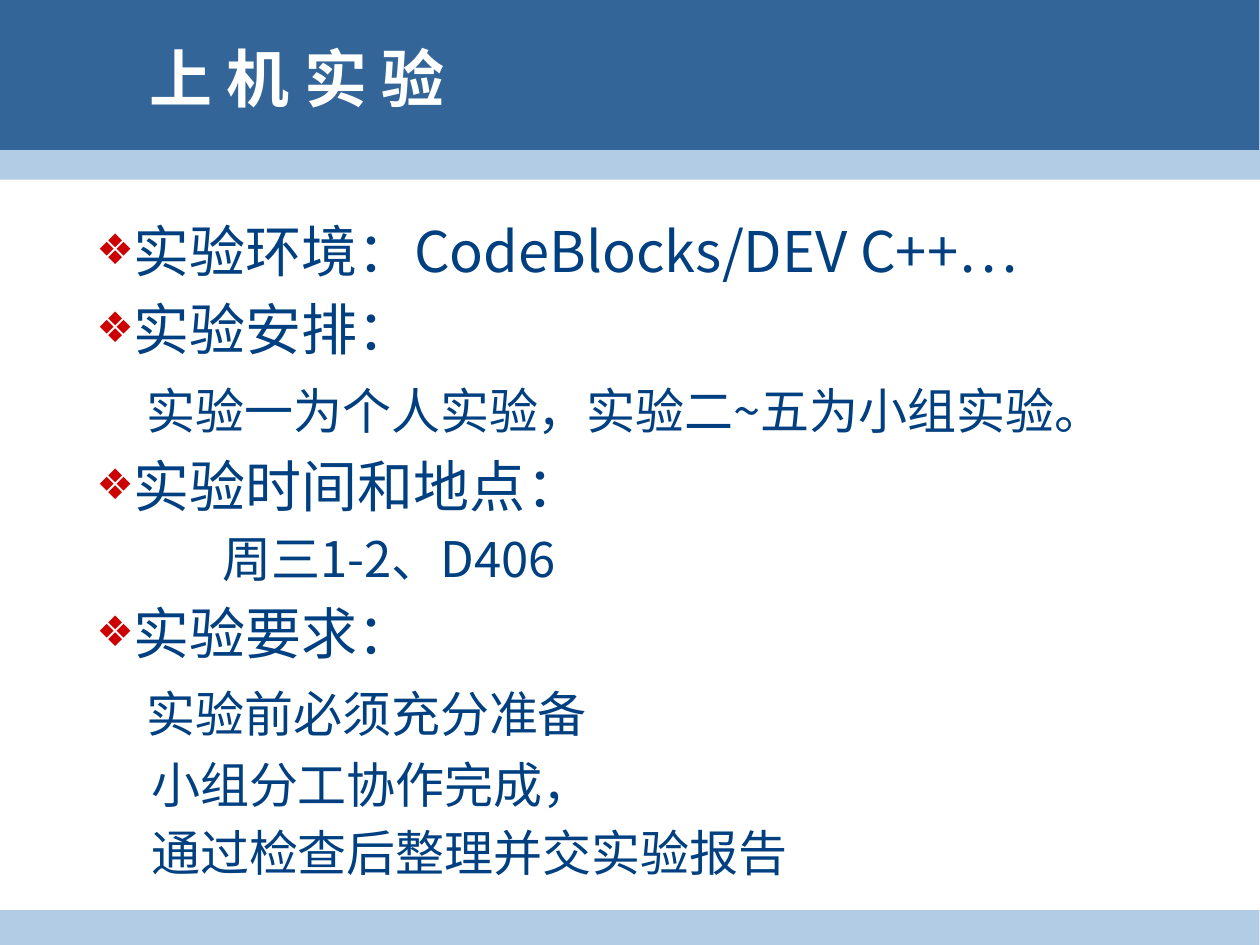
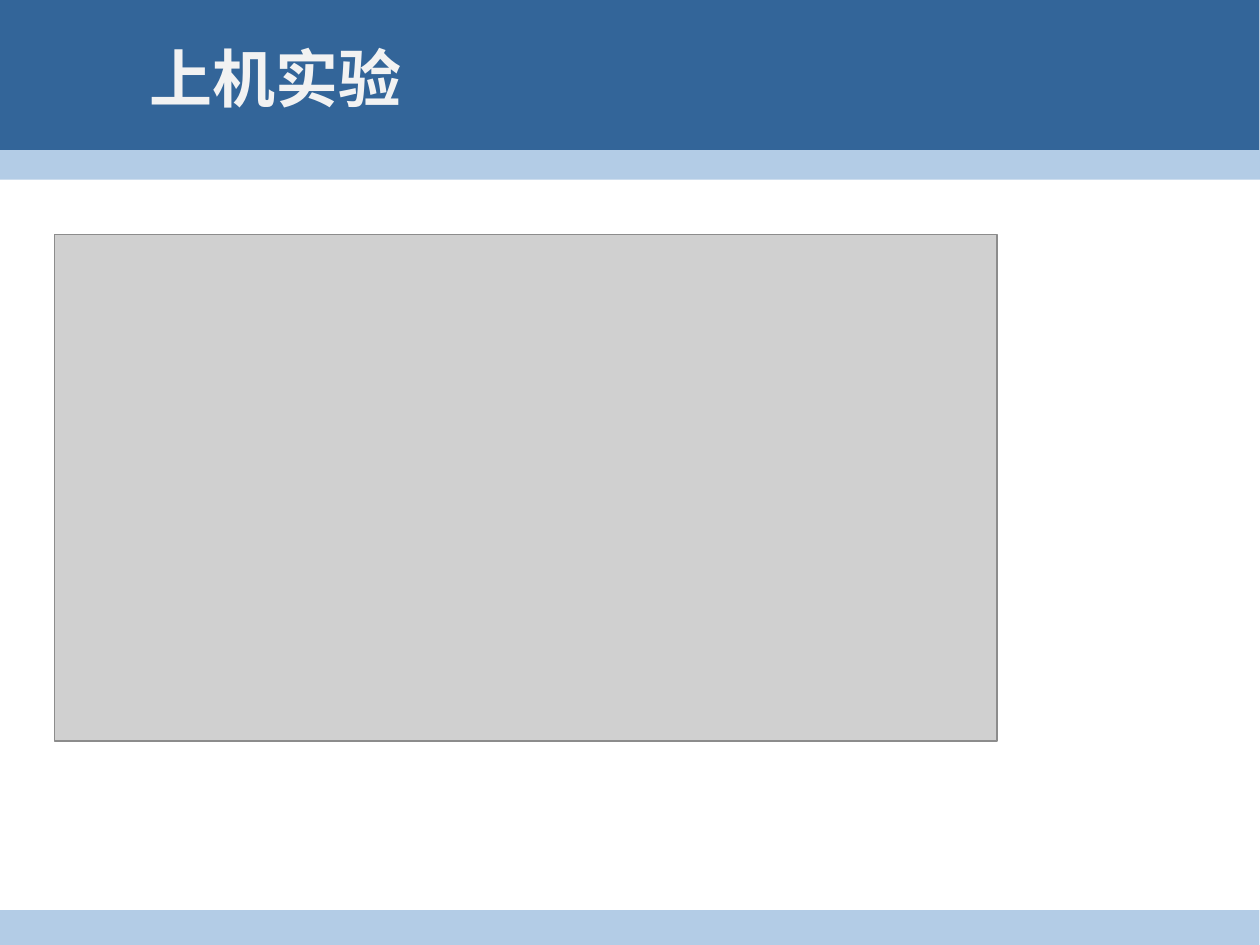
Before and after one commit to 2manifold/2manifold.github.io, a slide deck: slide 4 of lecture/0.pptx (slide 3 before the commit). Drawn at 1260x945 pixels with LibreOffice and Linux fonts; fonts in the diff are those of the drawing; grey boxes stand for pictures; background and template pictures are left out. Boxes give left, top, right and bottom in pixels: in the first picture for what was removed or moved away, otherwise in the second. Text is boxed around its words. In the diff, an @@ line names an element or a change of style, - is before the commit and + after.

```diff
--- a/lecture/0.pptx
+++ b/lecture/0.pptx
@@ title at (150, 48, 402, 108): text changed; font Noto Sans CJK JP to Noto Sans CJK SC; text colour #FFFFFF to #F2F2F2 @@
-上 机 实 验
+上机实验
@@ picture added at (54, 234, 997, 741) @@
@@ text removed at (134, 224, 1104, 876) @@
-❖ 实验环境：CodeBlocks/DEV C++…
-❖ 实验安排：
-实验一为个人实验，实验二~五为小组实验。
-❖ 实验时间和地点：
-周三1-2、D406
-❖ 实验要求：
-实验前必须充分准备
-小组分工协作完成，
-通过检查后整理并交实验报告
```
Also in this commit, not shown: 4 other slides changed, 3 slides added, 3 slides removed, 2 other files.
